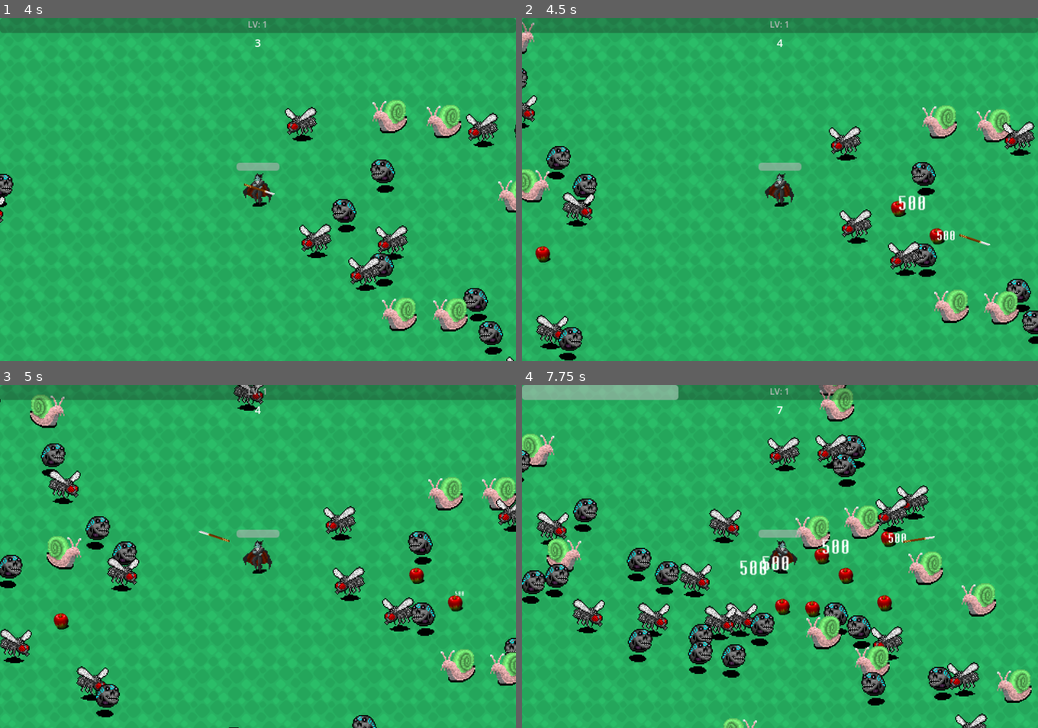
Above: before the commit, frames 1-4 (two rows, left to right).
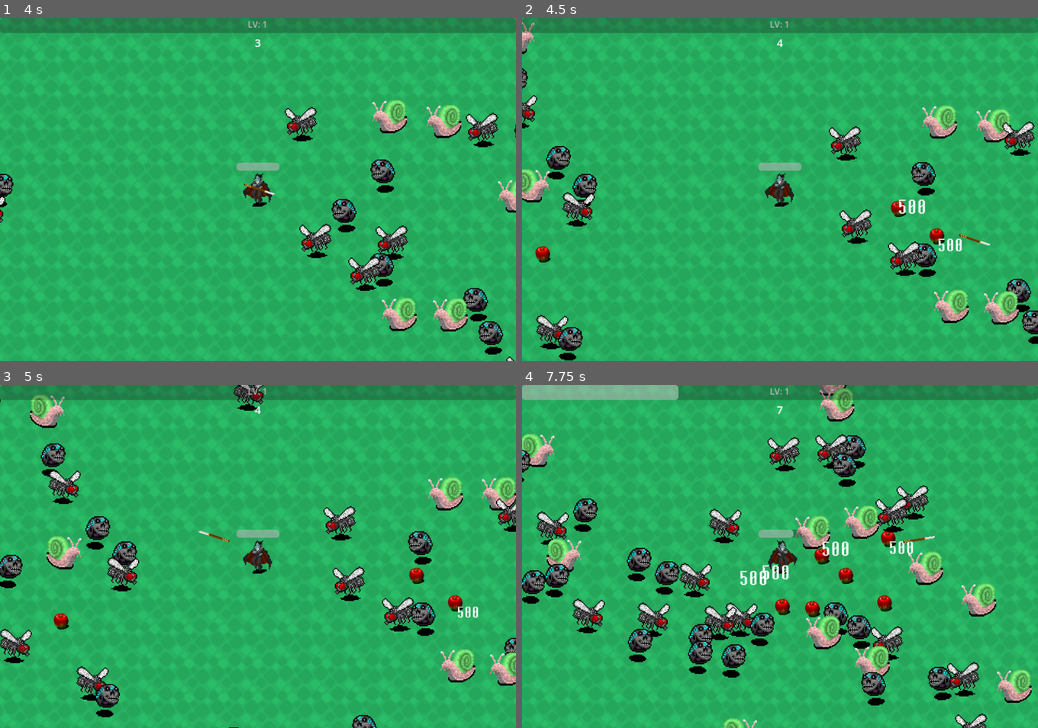
Above: after the commit, the same moments.

Repository: jplind/godot-survivors-prototype
Game: Godot game, scene res://Scenes/main.tscn
Two runs of this game, one before a commit and one after it. Both use one fixed random seed, a clock stepped at 60 frames per second and the inputs below.
Inputs (mouse positions are in pixels of both pictures, inside the frame that each line leads up to):
- Up to frame 1 (4 s): tap Enter at 0.5 s; move the mouse to (371, 172) at 0.52 s; hold D (right) 0.53-1.28 s; move the mouse to (154, 206) at 1.27 s; hold S (down) 1.28-2.03 s; move the mouse to (309, 114) at 2.02 s; hold D (right) 2.03-2.78 s; move the mouse to (232, 258) at 2.77 s; hold W (up) 2.78-3.53 s; move the mouse to (412, 240) at 3.52 s; hold A (left) from 3.53 s (still down)
- Up to frame 2 (4.5 s): keep holding A (left); move the mouse to (625, 138) at 4.27 s
- Up to frame 3 (5 s): keep holding A (left)
- Up to frame 4 (7.75 s): move the mouse to (805, 556) at 5.02 s; release A (left) at 5.03 s; hold S (down) 5.03-5.78 s; move the mouse to (702, 470) at 5.77 s; hold D (right) 5.78-6.53 s; move the mouse to (893, 539) at 6.52 s; hold W (up) 6.53-7.28 s; move the mouse to (676, 573) at 7.27 s; hold D (right) from 7.28 s (still down)

Frame 1 is identical in both runs. In frame 2, 0.3% of the frame differs, in the area x 73-86%, y 51-69%; in frame 3, 0.1%; in frame 4, 0.8%, in the area x 42-76%, y 42-59%.

Commit message:
Player health fix, damage number animation testing

Diff:
--- a/project/Scenes/damage_number.tscn
+++ b/project/Scenes/damage_number.tscn
@@ -5,7 +5,8 @@
 
 [sub_resource type="Animation" id="Animation_gw800"]
 resource_name = "damage_number_animation"
-length = 0.7
+length = 0.75
+step = 0.05
 tracks/0/type = "value"
 tracks/0/imported = false
 tracks/0/enabled = true
@@ -13,10 +14,10 @@
 tracks/0/interp = 1
 tracks/0/loop_wrap = true
 tracks/0/keys = {
-"times": PackedFloat32Array(0, 0.4, 0.7),
+"times": PackedFloat32Array(0.15, 0.35, 0.6),
 "transitions": PackedFloat32Array(1, 1, 1),
 "update": 0,
-"values": [Vector2(0, 0), Vector2(0, -40), Vector2(0, -20)]
+"values": [Vector2(0, 0), Vector2(0, -30), Vector2(0, 0)]
 }
 tracks/1/type = "value"
 tracks/1/imported = false
@@ -25,10 +26,10 @@
 tracks/1/interp = 1
 tracks/1/loop_wrap = true
 tracks/1/keys = {
-"times": PackedFloat32Array(0, 0.2, 0.5, 0.7),
+"times": PackedFloat32Array(0, 0.15, 0.6, 0.75),
 "transitions": PackedFloat32Array(1, 1, 1, 1),
 "update": 0,
-"values": [Vector2(0, 0), Vector2(2, 2), Vector2(2, 2), Vector2(1e-05, 1e-05)]
+"values": [Vector2(0, 0), Vector2(1, 1), Vector2(1, 1), Vector2(1e-05, 1e-05)]
 }
 
 [sub_resource type="AnimationLibrary" id="AnimationLibrary_bm10c"]
--- a/project/Scenes/player.tscn
+++ b/project/Scenes/player.tscn
@@ -47,8 +47,9 @@
 offset_right = 40.0
 offset_bottom = -35.0
 grow_horizontal = 2
+max_value = 200.0
 step = 1.0
-value = 100.0
+value = 200.0
 show_percentage = false
 
 [node name="HitTimer" type="Timer" parent="."]
--- a/project/Scripts/battle.gd
+++ b/project/Scripts/battle.gd
@@ -12,6 +12,7 @@
 	Events.player_died.connect(on_player_died)
 	enemy_spawner.player = player
 	attack_launcher.player = player
+	Events.battle_started.emit()
 
 func on_player_died():
 	battle_timer_running = false
--- a/project/Scripts/damag_number_generator.gd
+++ b/project/Scripts/damag_number_generator.gd
@@ -13,8 +13,3 @@
 	add_child(damage_number)
 	damage_number.set_damage_number(damage)
 	damage_number.position = enemy_position
-	#var tween = create_tween()
-	#tween.tween_property(label, "position:y", label.position.y - 40, 0.25)
-	#tween.play()
-	#await tween.finished
-	#
--- a/project/Scripts/damage_number.gd
+++ b/project/Scripts/damage_number.gd
@@ -4,6 +4,7 @@
 @onready var label = %Label
 
 func _ready():
+	label.pivot_offset = label.size * 0.5
 	animation_player.play("damage_number_animation")
 	await animation_player.animation_finished
 	queue_free()
--- a/project/Scripts/player.gd
+++ b/project/Scripts/player.gd
@@ -6,7 +6,8 @@
 @onready var sprite = %Sprite2D
 var speed : float = 150
 var direction : Vector2 = Vector2.ZERO
-var health : int = 200
+var health_start : int = 200
+var health : int
 var dead = false
 
 func _ready():
@@ -48,7 +49,7 @@
 
 func on_battle_started():
 	hit_timer.start()
-	health = 100
+	health = 200
 	update_health_bar(health)
 	dead = false
 	self.modulate = Color.WHITE
--- a/project/Themes/damage_number.tres
+++ b/project/Themes/damage_number.tres
@@ -3,4 +3,5 @@
 [ext_resource type="FontFile" uid="uid://c0dyp000u863o" path="res://Fonts/Lunchtime Doubly So Regular.ttf" id="1_mwgh5"]
 
 [resource]
+Label/font_sizes/font_size = 32
 Label/fonts/font = ExtResource("1_mwgh5")
